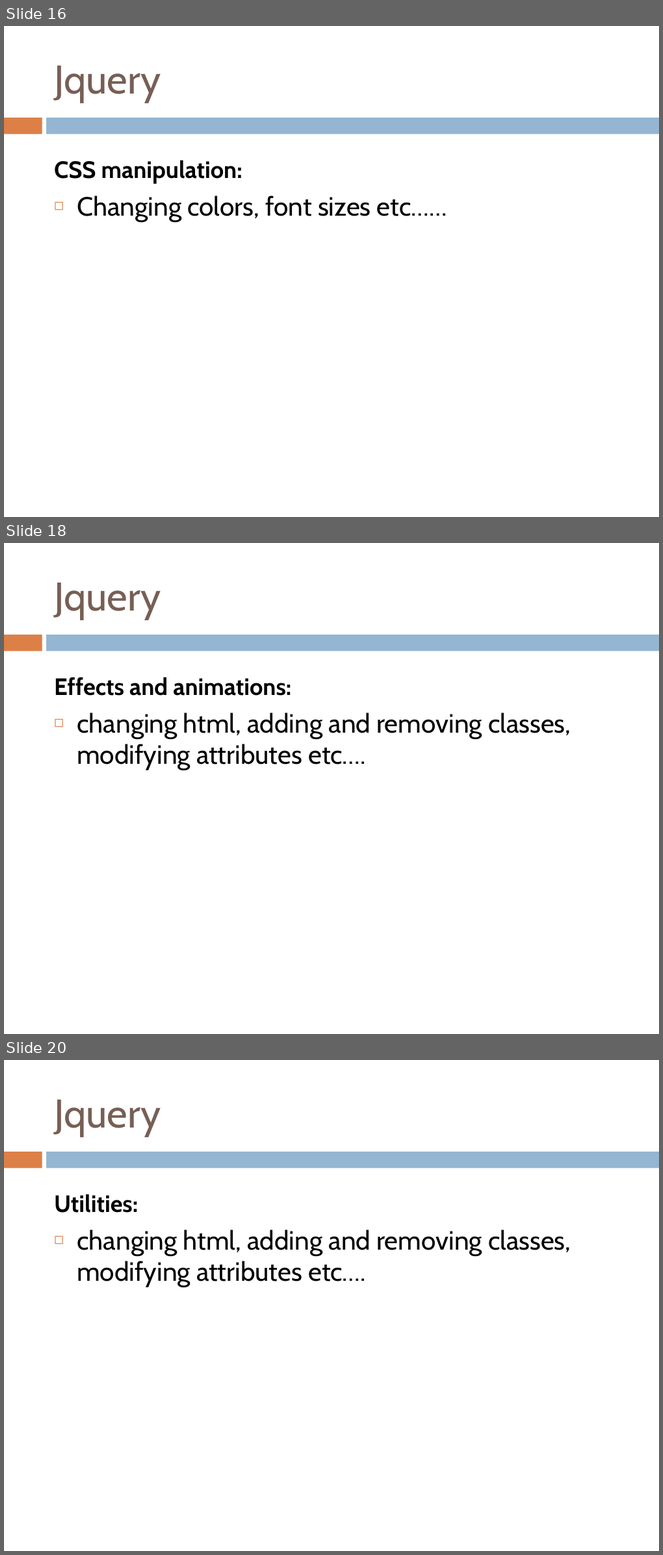
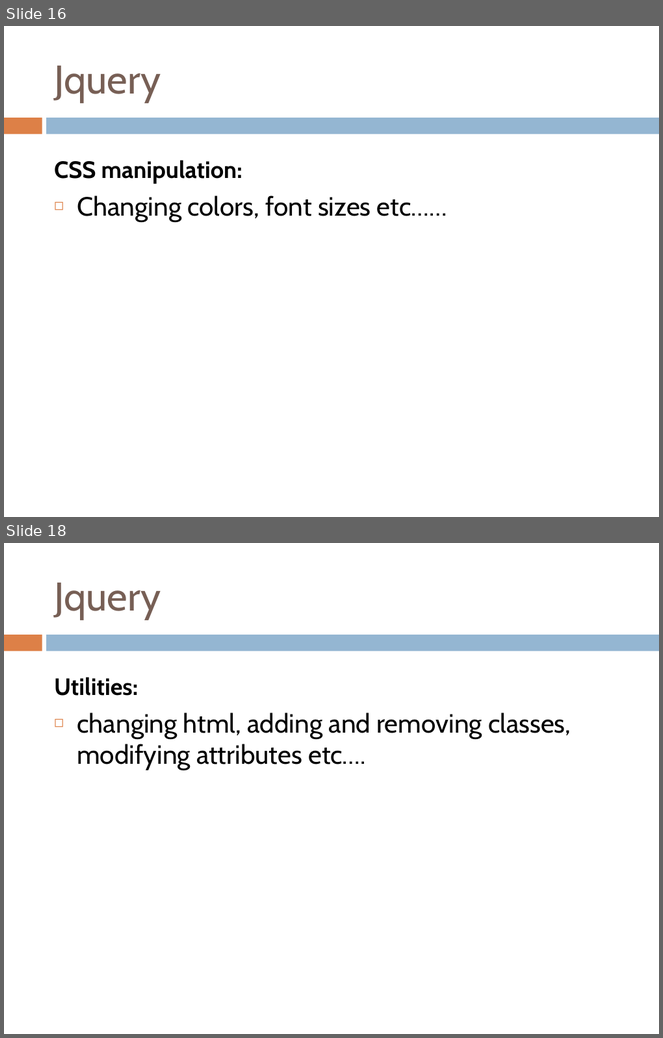
Before and after one commit to yedukondalurd/PPT, a slide deck: Advanced Javascript Day-2.pptx. Shown one above the other, each under a label of ours: slides 16, 18 and 20 before the commit, slides 16 and 18 after it; the slides between them are not shown. The pictures are 663x1555 and 663x1038 pixels, drawn with LibreOffice and Linux fonts; fonts in the diff are those of the drawing. Boxes give left, top, right and bottom in pixels: in the first picture for what was removed or moved away, otherwise in the second. Text is boxed around its words. In the diff, an @@ line names an element or a change of style, - is before the commit and + after.

```diff
--- a/Advanced Javascript Day-2.pptx
+++ b/Advanced Javascript Day-2.pptx
@@ slide 18 removed at (4, 543, 659, 1034), background #FFFFFF; not listed: 2 template elements that a slide beside it also shows @@
@@ title removed at (54, 583, 161, 620) @@
-Jquery
@@ text removed at (54, 677, 571, 771) @@
-  Effects and animations:
-◻ changing html, adding and removing classes, modifying attributes etc….
@@ what was slide 20 is now slide 18 @@
```
Also in this commit, not shown: 2 slides changed, 1 other slide removed.
